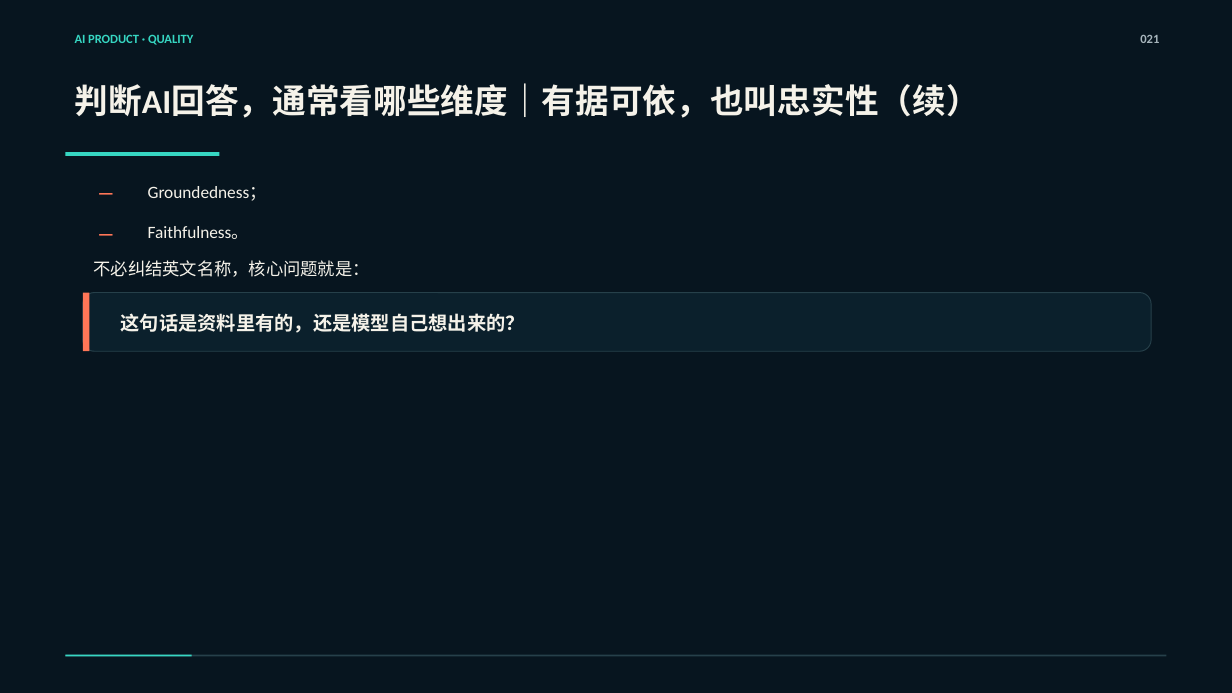
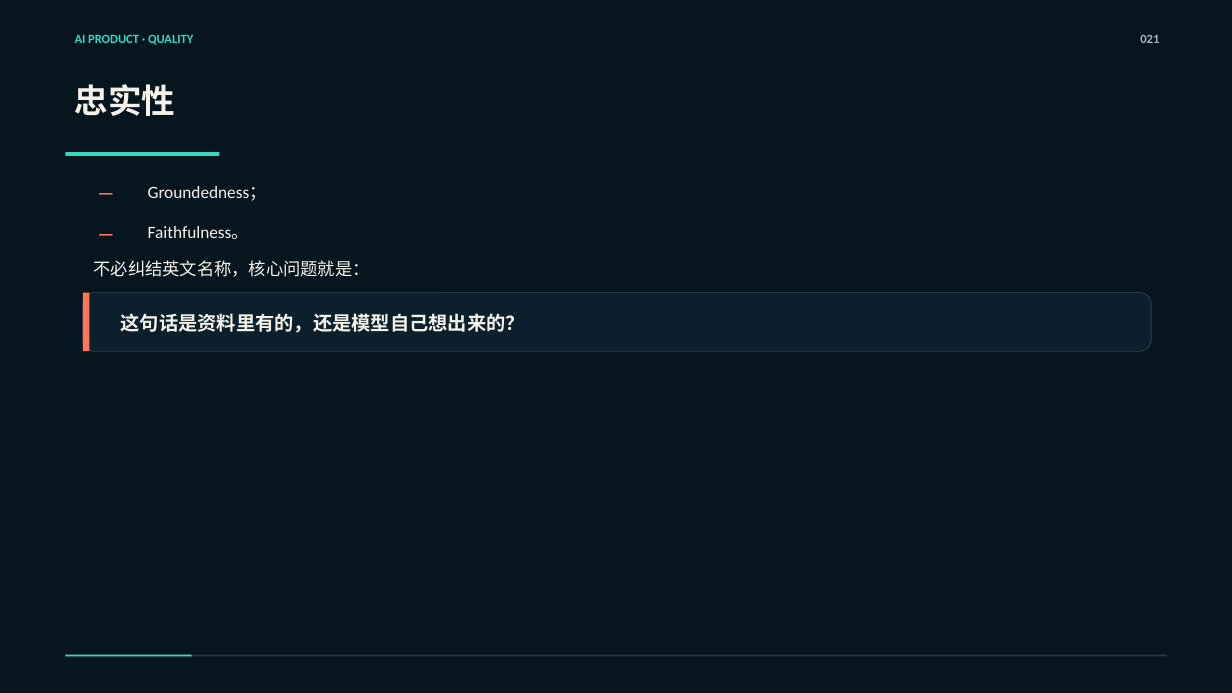
Before and after one commit to zhangkai2237/AI-Course, a slide deck: slide 18 of 课程生产/第一阶段/第09课_AI产品测试、指标与Bad Case_重做工作区/第09课_正式PPT_严格按MD版.pptx (slide 21 before the commit). Drawn at 1232x693 pixels with LibreOffice and Linux fonts; fonts in the diff are those of the drawing. Boxes give left, top, right and bottom in pixels: in the first picture for what was removed or moved away, otherwise in the second. Text is boxed around its words. In the diff, an @@ line names an element or a change of style, - is before the commit and + after.

```diff
--- a/课程生产/第一阶段/第09课_AI产品测试、指标与Bad Case_重做工作区/第09课_正式PPT_严格按MD版.pptx
+++ b/课程生产/第一阶段/第09课_AI产品测试、指标与Bad Case_重做工作区/第09课_正式PPT_严格按MD版.pptx
@@ text at [75,84,176,116]: text changed @@
-判断AI回答，通常看哪些维度｜有据可依，也叫忠实性（续）
+忠实性
```
Also in this commit, not shown: 35 other slides changed, 2 slides added, 9 slides removed.
